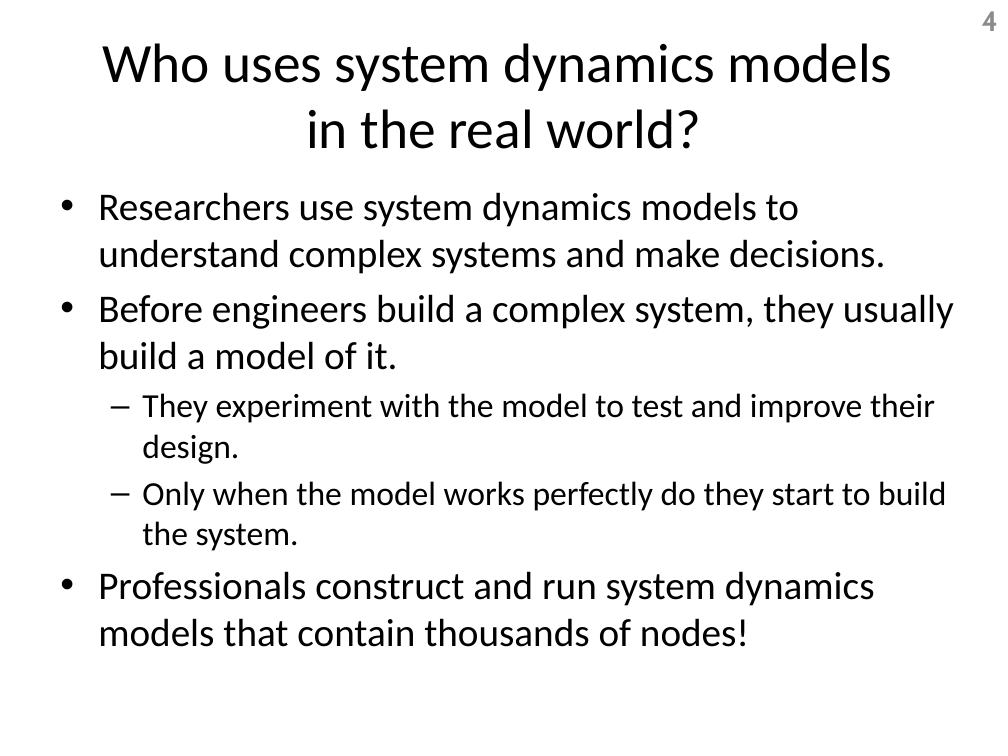
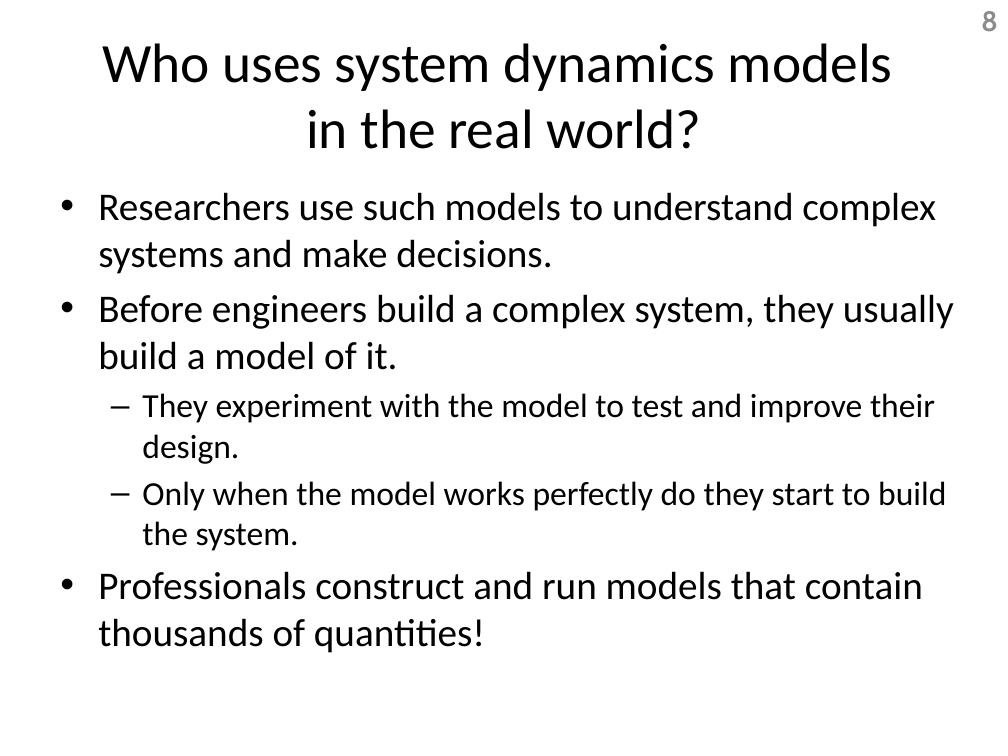
Before and after one commit to Dragoon-Lab/LaitsV3, a slide deck: slide 8 of help/IntroductionSlides.pptx (slide 4 before the commit). Drawn at 1008x756 pixels with LibreOffice and Linux fonts; fonts in the diff are those of the drawing. Boxes give left, top, right and bottom in pixels: in the first picture for what was removed or moved away, otherwise in the second. Text is boxed around its words. In the diff, an @@ line names an element or a change of style, - is before the commit and + after.

```diff
--- a/help/IntroductionSlides.pptx
+++ b/help/IntroductionSlides.pptx
@@ page number at [981, 11, 998, 32]: text changed @@
-4
+8
@@ text at [98, 192, 936, 274]: text changed @@
-• Researchers use system dynamics models to understand complex systems and make decisions.
+• Researchers use such models to understand complex systems and make decisions.
@@ text at [98, 571, 923, 653]: text changed @@
-• Professionals construct and run system dynamics models that contain thousands of nodes!
+• Professionals construct and run models that contain thousands of quantities!
```
Also in this commit, not shown: 3 other slides changed, 13 slides added, 64 slides removed, 10 other files.
